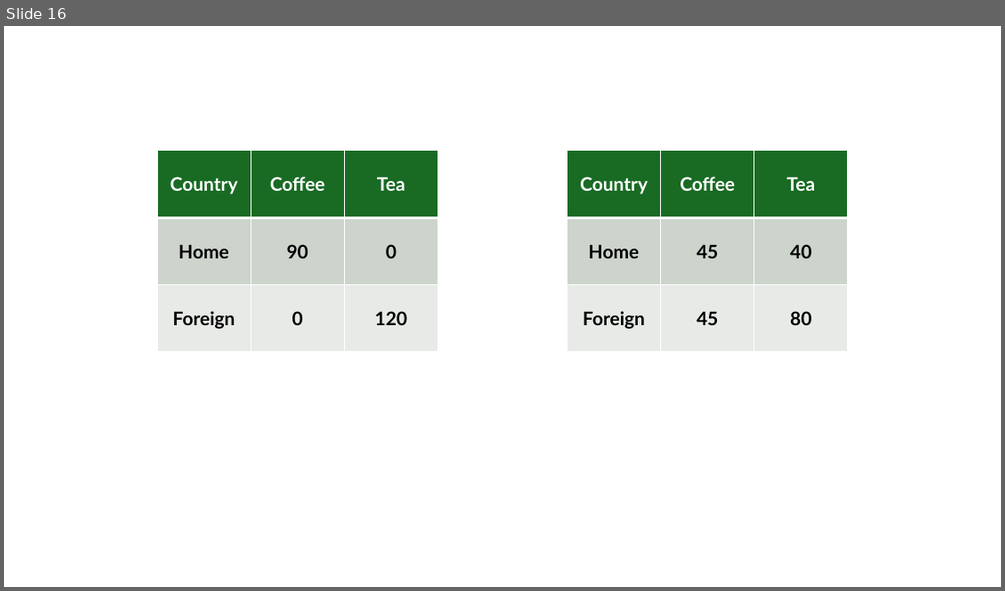
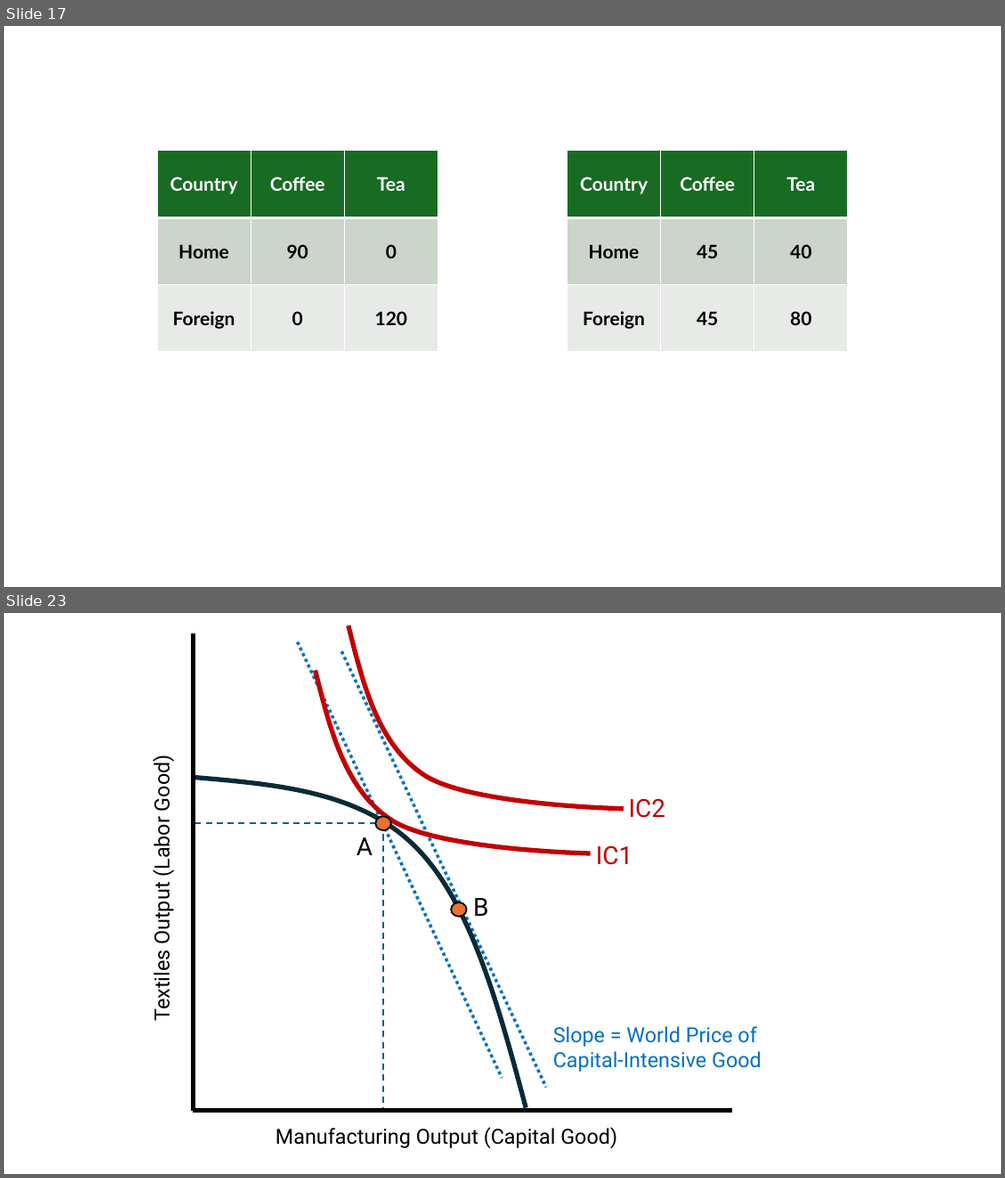
Before and after one commit to jrojas1003/EC-380-Intl-Econ-Issues, a slide deck: Slides/graph-creator.pptx. Shown one above the other, each under a label of ours: slide 16 before the commit, slides 17 and 23 after it; the slides between them are not shown. The pictures are 1005x591 and 1005x1178 pixels, drawn with LibreOffice and Linux fonts; fonts in the diff are those of the drawing. Boxes give left, top, right and bottom in pixels: in the first picture for what was removed or moved away, otherwise in the second. Text is boxed around its words. In the diff, an @@ line names an element or a change of style, - is before the commit and + after.

```diff
--- a/Slides/graph-creator.pptx
+++ b/Slides/graph-creator.pptx
@@ slide 23 added at (4, 613, 1001, 1174), background #FFFFFF @@
@@ line added from (194, 633) to (194, 1111), #000000 4.5 pt @@
@@ freeform shape added at (316, 627, 591, 897), outline #C00000 4.5 pt @@
@@ freeform shape added at (348, 613, 623, 852), outline #C00000 4.5 pt @@
@@ line added from (297, 642) to (502, 1078), #0070C0 3 pt dashed @@
@@ line added from (342, 651) to (546, 1087), #0070C0 3 pt dashed @@
@@ text added at (147, 760, 175, 1019), 20 pt, text #000000 @@
+Textiles Output (Labor Good)
@@ freeform shape added at (194, 778, 526, 1108), outline #092A39 4.5 pt @@
@@ text added at (629, 798, 666, 818), 24 pt, text #C00000 @@
+IC2
@@ line added from (194, 823) to (383, 823), #156082 1.5 pt dashed @@
@@ ellipse added at (376, 817, 391, 831), fill #E97132, outline #000000 1.5 pt @@
@@ line added from (383, 823) to (383, 1111), #156082 1.5 pt dashed @@
@@ text added at (356, 837, 372, 855), 24 pt, text #000000 @@
+A
@@ text added at (596, 846, 633, 865), 24 pt, text #C00000 @@
+IC1
@@ ellipse added at (451, 902, 467, 916), fill #E97132, outline #000000 1.5 pt @@
@@ text added at (473, 898, 488, 916), 24 pt, text #000000 @@
+B
@@ text added at (553, 1026, 761, 1071), 20 pt, text #0070C0 @@
+Slope = World Price of Capital-Intensive Good
@@ line added from (732, 1111) to (193, 1111), #000000 4.5 pt @@
@@ text added at (275, 1127, 617, 1148), 20 pt, text #000000 @@
+Manufacturing Output (Capital Good)
@@ what was slide 16 is now slide 17 @@
```
Also in this commit, not shown: 8 other slides added.
